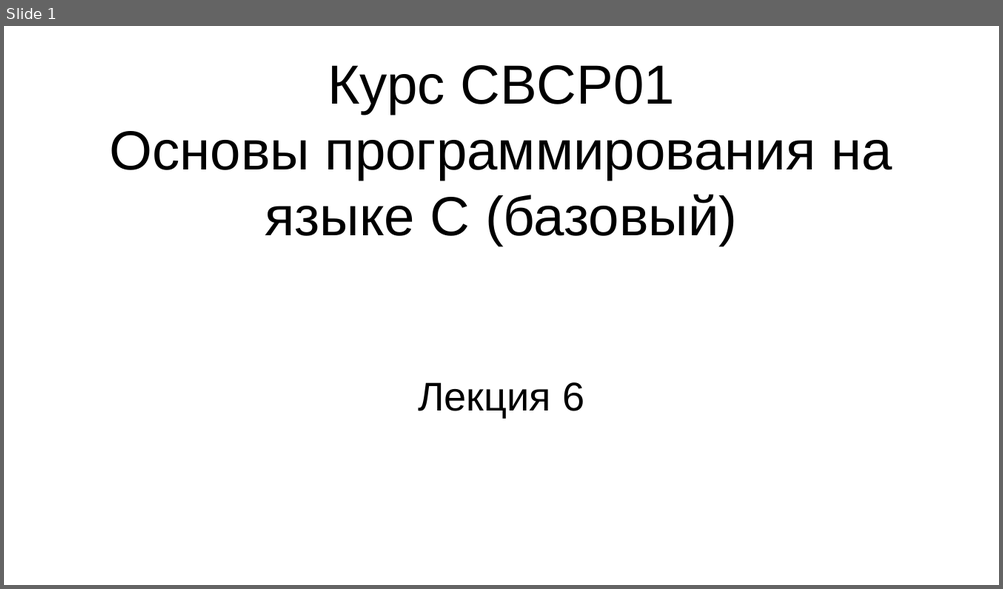
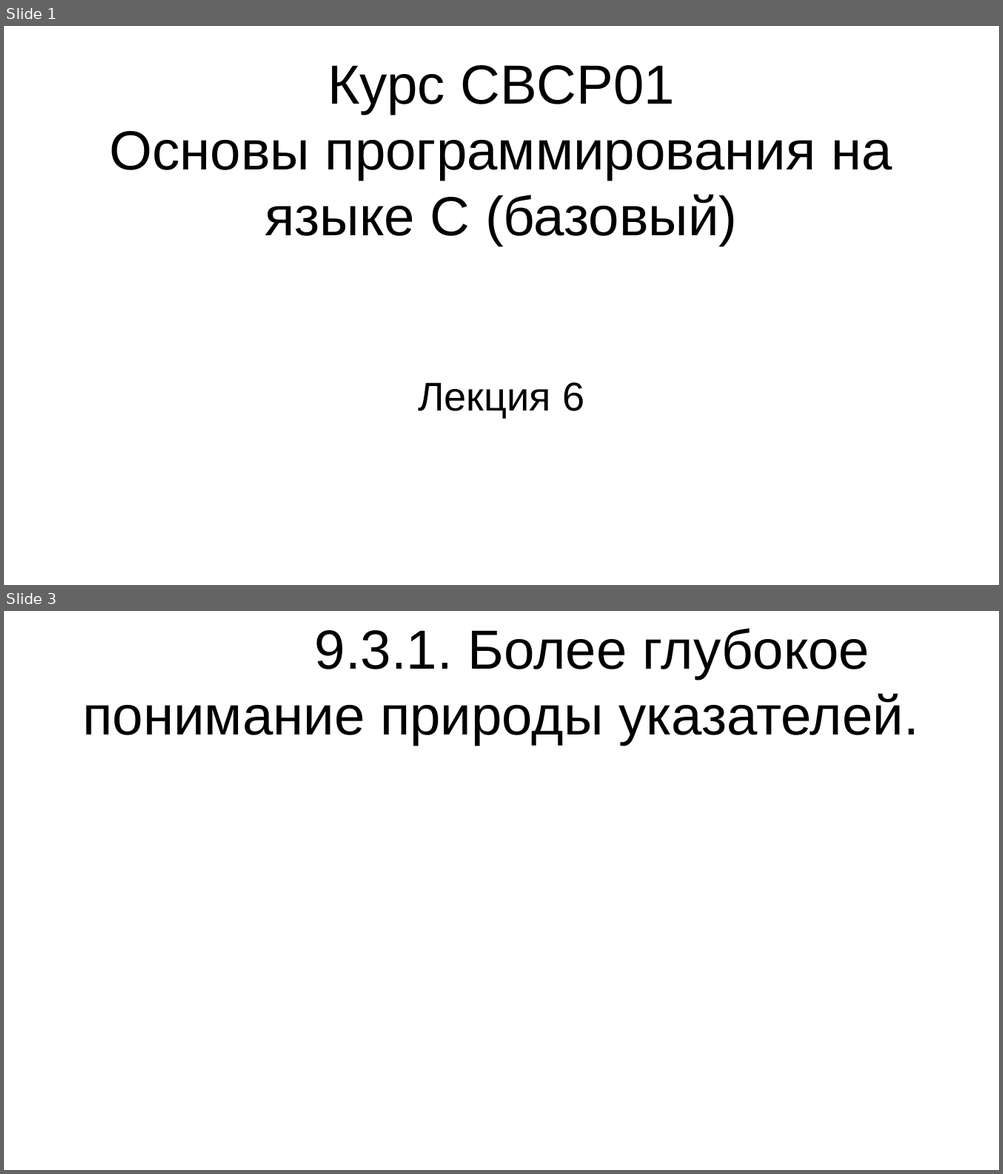
Before and after one commit to steelcraft/stud-lab, a slide deck: Лекции/CBCP01#L6.odp. Shown one above the other, each under a label of ours: slide 1 before the commit, slides 1 and 3 after it; the slides between them are not shown. The pictures are 1003x589 and 1003x1174 pixels, drawn with LibreOffice and Linux fonts; fonts in the diff are those of the drawing. Boxes give left, top, right and bottom in pixels: in the first picture for what was removed or moved away, otherwise in the second. Text is boxed around its words. In the diff, an @@ line names an element or a change of style, - is before the commit and + after.

```diff
--- a/Лекции/CBCP01#L6.odp
+++ b/Лекции/CBCP01#L6.odp
@@ slide 3 added at bbox=[4, 611, 999, 1170], background #FFFFFF @@
@@ title added at bbox=[82, 628, 918, 745], 44 pt, text #000000 @@
+9.3.1. Более глубокое понимание природы указателей.
```
Also in this commit, not shown: 12 other slides added.
